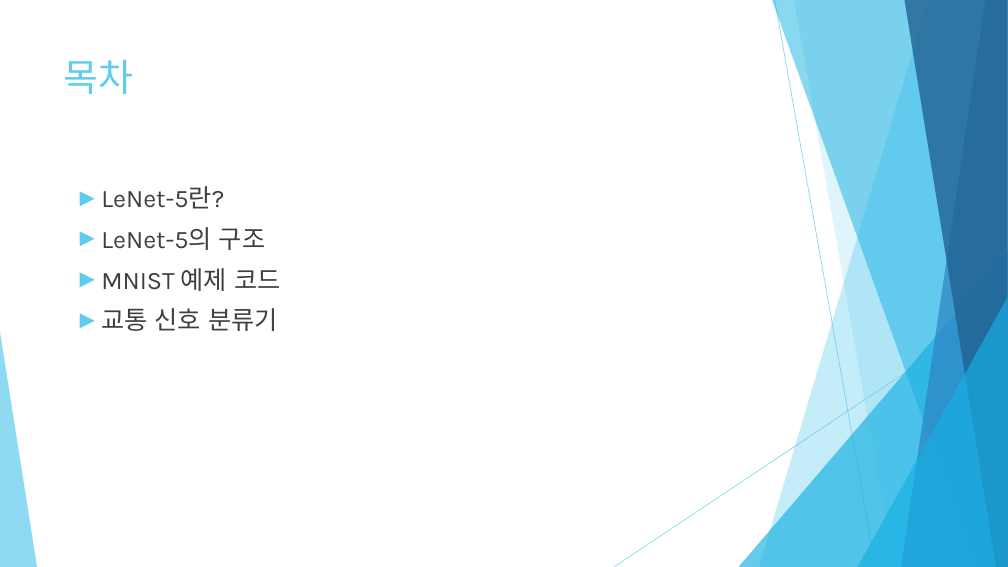
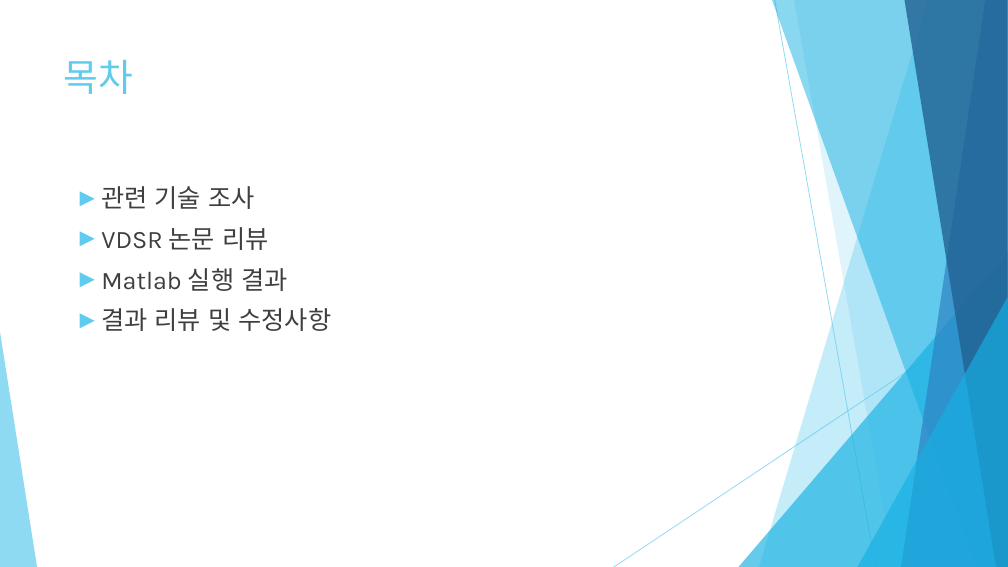
Before and after one commit to Refstop/Digital_Image_Process, a slide deck: slide 2 of term_project/report/DIP_Term_Project.pptx. Drawn at 1008x567 pixels with LibreOffice and Linux fonts; fonts in the diff are those of the drawing. Boxes give left, top, right and bottom in pixels: in the first picture for what was removed or moved away, otherwise in the second. Text is boxed around its words. In the diff, an @@ line names an element or a change of style, - is before the commit and + after.

```diff
--- a/term_project/report/DIP_Term_Project.pptx
+++ b/term_project/report/DIP_Term_Project.pptx
@@ text at (101,186,331,331): text changed @@
-► LeNet-5란?
-► LeNet-5의 구조
-► MNIST 예제 코드
-► 교통 신호 분류기
+► 관련 기술 조사
+► VDSR 논문 리뷰
+► Matlab 실행 결과
+► 결과 리뷰 및 수정사항
```
Also in this commit, not shown: 1 other slide changed, 9 slides added, 4 slides removed, 19 other files.
